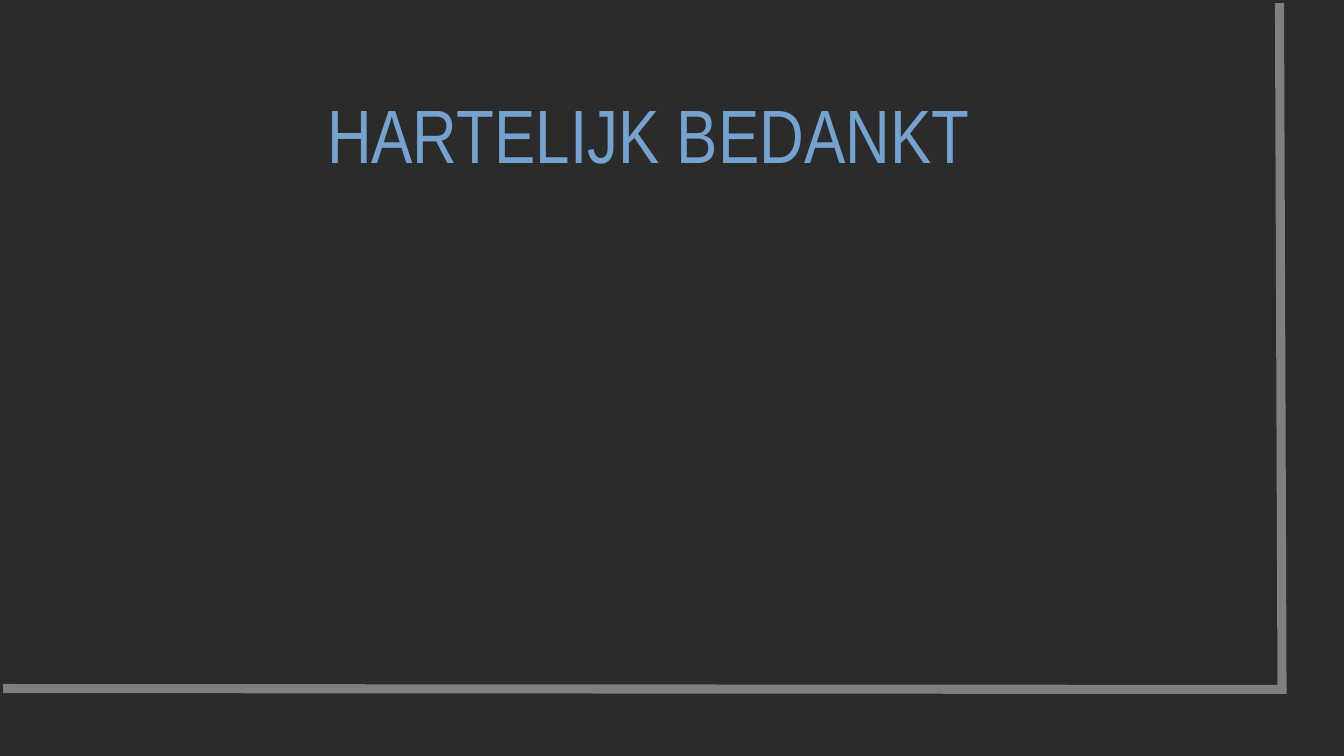
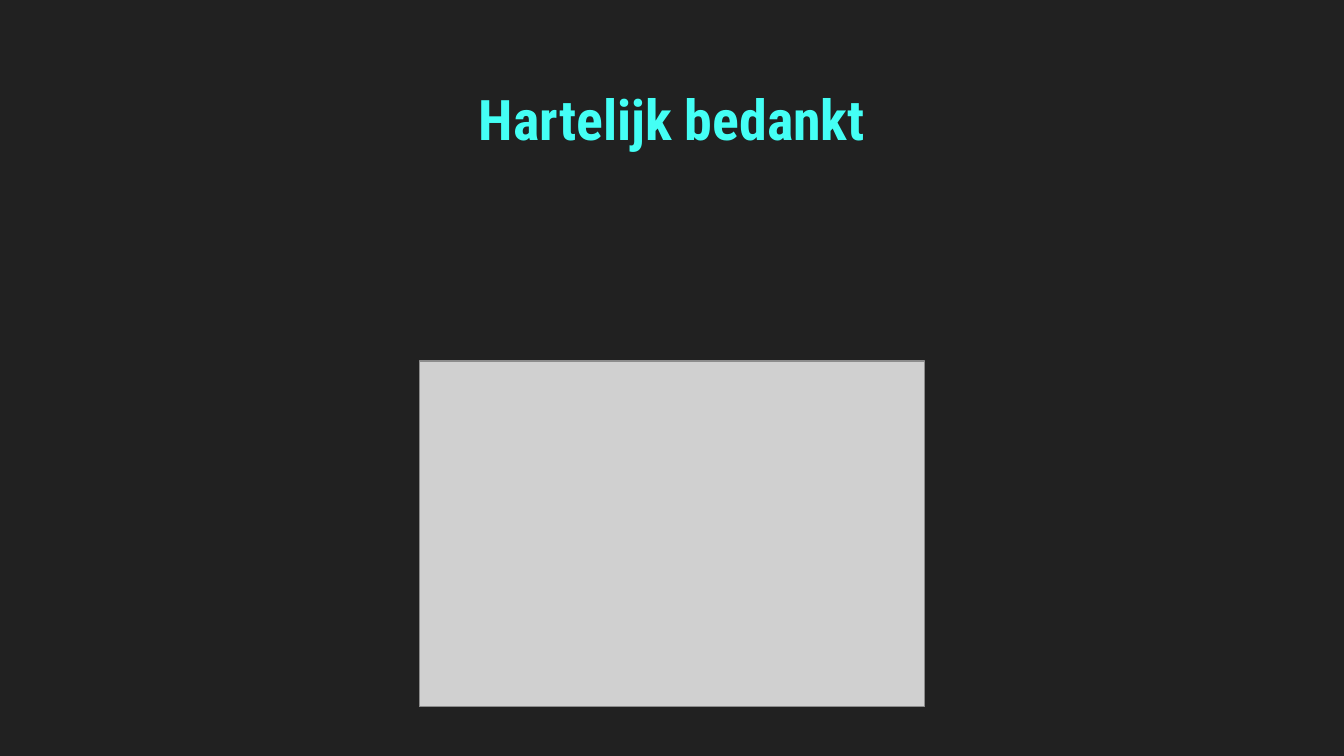
Before and after one commit to nuytsm/Gip-project-2021, a slide deck: slide 22 of Gip presentatie mvandenbroek.ppt (slide 8 before the commit). Drawn at 1344x756 pixels with LibreOffice and Linux fonts; fonts in the diff are those of the drawing; grey boxes stand for pictures; background and template pictures are left out; a plain dark background stands for a picture behind light text. Boxes give left, top, right and bottom in pixels: in the first picture for what was removed or moved away, otherwise in the second. Text is boxed around its words. In the diff, an @@ line names an element or a change of style, - is before the commit and + after.

```diff
--- a/Gip presentatie mvandenbroek.ppt
+++ b/Gip presentatie mvandenbroek.ppt
@@ background picture (left out) to #212121 @@
@@ freeform shape removed at bbox=[3, 3, 1282, 689] @@
@@ title "Hartelijk bedankt" at bbox=[479, 98, 865, 152]: vertical alignment middle to bottom @@
@@ title at bbox=[479, 98, 865, 152]: text changed; size 54 to 40 pt; font Arial Narrow to Roboto Condensed; text colour #75A2CE to #44FFF5; bold on @@
-HARTELIJK BEDANKT
+Hartelijk bedankt
@@ picture added at bbox=[419, 361, 925, 706] @@
```
Also in this commit, not shown: 5 other slides changed, 16 slides added, 2 slides removed, 8 other files.
